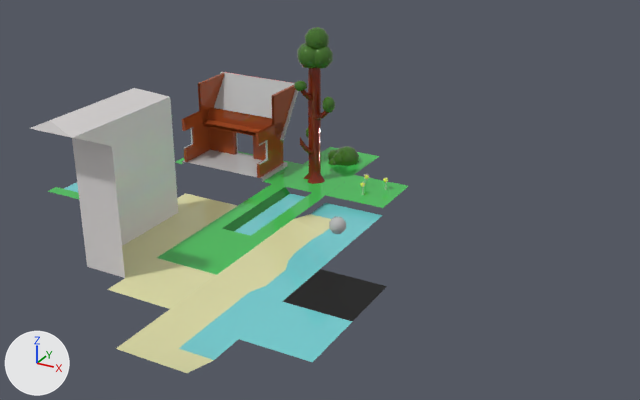
Two versions of the FBX model Assets/Tiles/3D/SM_FinalTiles.fbx, one commit apart.
Camera for both pictures: a 50 mm camera at (14.3, -18.8, 11.5) aimed at (3.4, 1.1, 1.6). The lights are fixed; the arrows at lower left show +X, +Y and +Z. Where no turn or scale is listed for an object, it has been applied to the vertices.

Script lines for the objects in view, before the commit:
```python
me_mesh_012 = bpy.data.meshes.new('Mesh.012')
me_mesh_012.from_pydata(...)  # a UV sphere (10 segments, 5 rings, poles along z) spanning x -0.226..0.226, y -0.238..0.238, z 0.75..1.25
me_mesh_012.materials.append(mat_solid_black)  # grey #bcbcbc
me_mesh_024 = bpy.data.meshes.new('Mesh.024')
me_mesh_024.from_pydata(...)  # 370 vertices, 654 faces; spans x -1.0..1.0, y -1.0..1.0, z 0.35..2.08
# faces by material slot: [2, 572, 80]
me_mesh_024.materials.append(mat_grass)  # green #44c057
me_mesh_024.materials.append(mat_material__52)  # brown #7c270e
me_mesh_024.materials.append(mat_bush)  # dark green #406f23
me_mesh_029 = bpy.data.meshes.new('Mesh.029')
me_mesh_029.from_pydata(...)  # 444 vertices, 800 faces; spans x -0.35..0.8, y -0.73..0.65, z 0.0..2.0
# faces by material slot: [640, 160]
me_mesh_029.materials.append(mat_material__52)  # brown #7c270e
me_mesh_029.materials.append(mat_bush)  # dark green #406f23
me_mesh_030 = bpy.data.meshes.new('Mesh.030')
me_mesh_030.from_pydata(...)  # 288 vertices, 532 faces; spans x -0.536..0.617, y -0.496..0.589, z 0.0..1.424
# faces by material slot: [52, 480]
me_mesh_030.materials.append(mat_material__52)  # brown #7c270e
me_mesh_030.materials.append(mat_bush)  # dark green #406f23
ob_grass_tree_stump = bpy.data.objects.new('Grass_Tree_Stump', me_mesh_024)
ob_grass_tree_stump.location = (1.0, 5.0, 0.0)
ob_solid = bpy.data.objects.new('Solid', me_mesh_012)
ob_solid.location = (4.0, 1.0, 0.0)
ob_tree_middle = bpy.data.objects.new('Tree_Middle', me_mesh_029)
ob_tree_middle.location = (1.0, 5.0, 2.0)
ob_tree_top = bpy.data.objects.new('Tree_Top', me_mesh_030)
ob_tree_top.location = (1.0, 5.0, 4.0)
# also in view: 'Water_Sand_varB' at (3.0, -1.0, 0.2); 'Grass_Water' at (1.0, 3.0, 0.2); 'Water_Sand_varA' at (3.0, -3.0, 0.2); 'Grass_House_Base' at (-1.0, 5.0, 1.2); 'Sand' at (1.0, -3.0, 0.4)
```
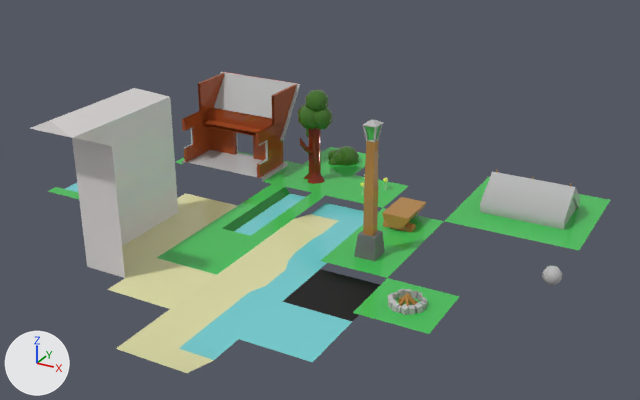
Location of each change, [x1, y1, x2, y2] in pixels of the pictures (640 x 400 px):
'Grass_Tent001', added
    after: [510, 177, 596, 250]
'Grass_campFire', added (green)
    after: [353, 278, 460, 334]
'Grass_Tent', added
    after: [445, 170, 533, 235]
'Lantern_Bottom', added (green)
    after: [321, 199, 417, 278]
'Tree_Top', moved
    before: [297, 27, 333, 73]
    after: [298, 90, 333, 134]
'Grass_LogBench_Half', added
    after: [354, 197, 444, 248]
'Tree_Middle', deleted
    before: [294, 72, 335, 134]
'Lantern_Top', added
    after: [363, 119, 383, 202]
'Grass_Tent003', added (green)
    after: [533, 178, 611, 224]
'Solid', moved
    before: [329, 217, 346, 234]
    after: [542, 265, 562, 285]
'Grass_Tent002', added
    after: [468, 177, 490, 200]

Edits to the bpy script that builds the scene:
```text
Change ob_solid:
    ob_solid.location: (4.0, 1.0, 0.0) -> (10.0, 1.0, 0.0)
Remove ob_tree_middle:
    ob_tree_middle = bpy.data.objects.new('Tree_Middle', me_mesh_029)
Change ob_tree_top:
    ob_tree_top.location: (1.0, 5.0, 4.0) -> (1.0, 5.0, 2.0)
Add ob_lantern_bottom:
    ob_lantern_bottom = bpy.data.objects.new('Lantern_Bottom', me_mesh_032)  # 20 vertices, 14 faces; spans x -1.0..1.0, y -1.0..1.0, z 0.35..2.0; in mat_grass (green #44c057), mat_dark_rock (grey #707070), mat_post_wood_001 (orange #b58443)
    ob_lantern_bottom.location = (5.0, 1.0, 0.0)
Add ob_grass_tent003:
    ob_grass_tent003 = bpy.data.objects.new('Grass_Tent003', me_mesh_037)  # 40 vertices, 47 faces; spans x -1.0..1.0, y -1.0..1.0, z 0.35..1.46; in mat_grass_001 (green #44c057), mat_material__238 (grey #bcbcbc), mat_post_wood (orange #b58443)
    ob_grass_tent003.location = (9.0, 7.0, 0.0)
Add ob_grass_tent002:
    ob_grass_tent002 = bpy.data.objects.new('Grass_Tent002', me_mesh_036)  # 40 vertices, 47 faces; spans x -1.0..1.0, y -1.0..1.0, z 0.35..1.46; in mat_grass_001 (green #44c057), mat_material__238 (grey #bcbcbc), mat_post_wood (orange #b58443)
    ob_grass_tent002.location = (7.0, 7.0, 0.0)
Add ob_lantern_top:
    ob_lantern_top = bpy.data.objects.new('Lantern_Top', me_mesh_031_1)  # 52 vertices, 47 faces; spans x -0.2..0.2, y -0.2..0.2, z 0.0..2.23; in mat_grass_001 (green #44c057), mat_material__238 (grey #bcbcbc), mat_post_wood (orange #b58443)
    ob_lantern_top.location = (5.0, 1.0, 2.0)
Add ob_grass_tent:
    ob_grass_tent = bpy.data.objects.new('Grass_Tent', me_mesh_034)  # 40 vertices, 47 faces; spans x -1.0..1.0, y -1.0..1.0, z 0.35..1.46; in mat_grass_001 (green #44c057), mat_material__238 (grey #bcbcbc), mat_post_wood (orange #b58443)
    ob_grass_tent.location = (7.0, 5.0, 0.0)
Add ob_grass_campfire:
    ob_grass_campfire = bpy.data.objects.new('Grass_campFire', me_mesh_038)  # 300 vertices, 506 faces; spans x -1.0..1.0, y -1.0..1.0, z 0.31..0.67; in mat_grass_001 (green #44c057), mat_material__238 (grey #bcbcbc), mat_post_wood (orange #b58443)
    ob_grass_campfire.location = (7.0, -1.0, 0.0)
Add ob_grass_tent001:
    ob_grass_tent001 = bpy.data.objects.new('Grass_Tent001', me_mesh_035)  # 40 vertices, 47 faces; spans x -1.0..1.0, y -1.0..1.0, z 0.35..1.46; in mat_grass_001 (green #44c057), mat_material__238 (grey #bcbcbc), mat_post_wood (orange #b58443)
    ob_grass_tent001.location = (9.0, 5.0, 0.0)
Add ob_grass_logbench_half:
    ob_grass_logbench_half = bpy.data.objects.new('Grass_LogBench_Half', me_mesh_033)  # 40 vertices, 54 faces; spans x -1.0..1.0, y -1.0..1.0, z 0.35..0.84; in mat_grass_001 (green #44c057), mat_post_wood (orange #b58443)
    ob_grass_logbench_half.location = (5.0, 3.0, 0.0)
```
